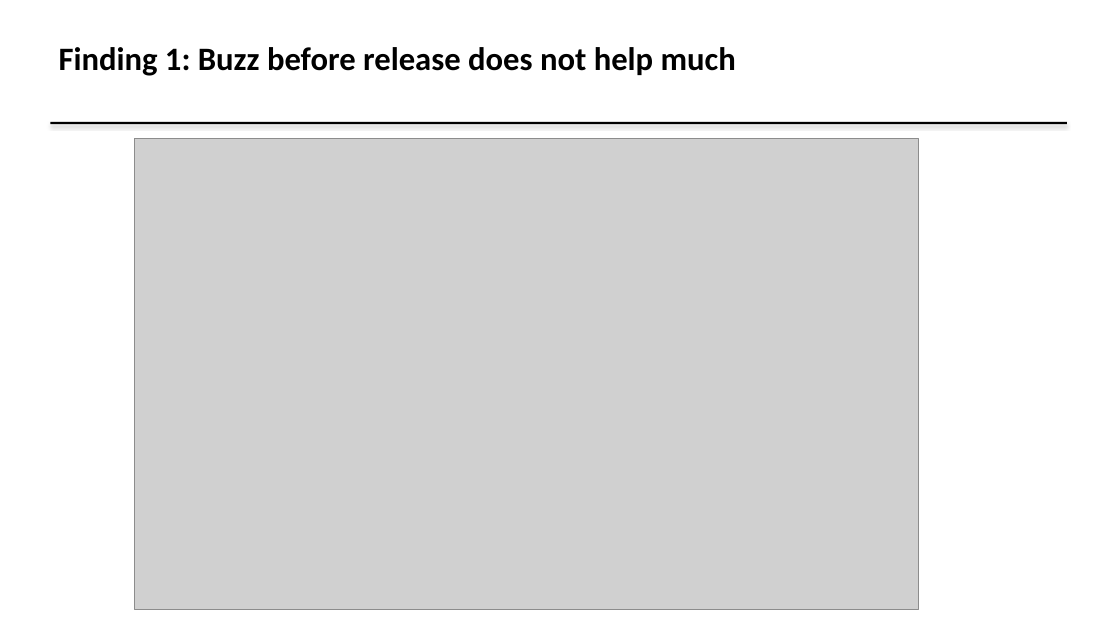
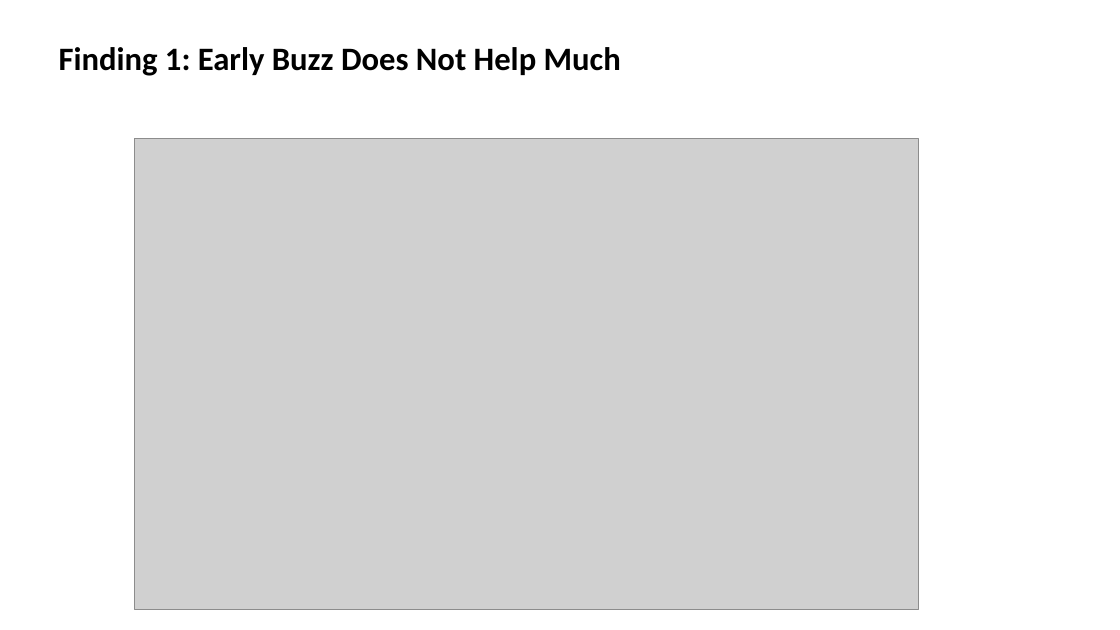
Before and after one commit to GAURI-cpu/ReleaseDayMovie, a slide deck: slide 6 of report/Release Day Radar Slides.pptx. Drawn at 1120x630 pixels with LibreOffice and Linux fonts; fonts in the diff are those of the drawing; grey boxes stand for pictures. Boxes give left, top, right and bottom in pixels: in the first picture for what was removed or moved away, otherwise in the second. Text is boxed around its words. In the diff, an @@ line names an element or a change of style, - is before the commit and + after.

```diff
--- a/report/Release Day Radar Slides.pptx
+++ b/report/Release Day Radar Slides.pptx
@@ text at (59, 47, 621, 76): text changed @@
-Finding 1: Buzz before release does not help much
+Finding 1: Early Buzz Does Not Help Much
@@ rectangle removed at (50, 122, 1067, 124) @@
```
Also in this commit, not shown: 7 other slides changed, 1 slide added, 1 slide removed, 3 other files.
